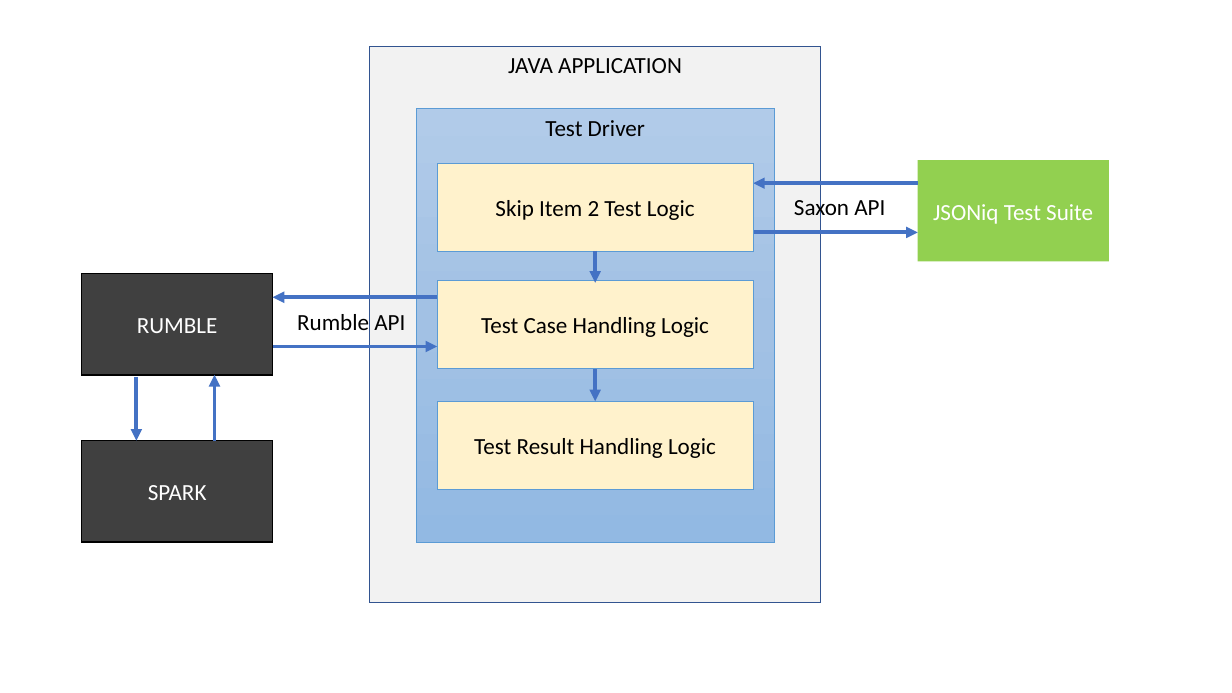
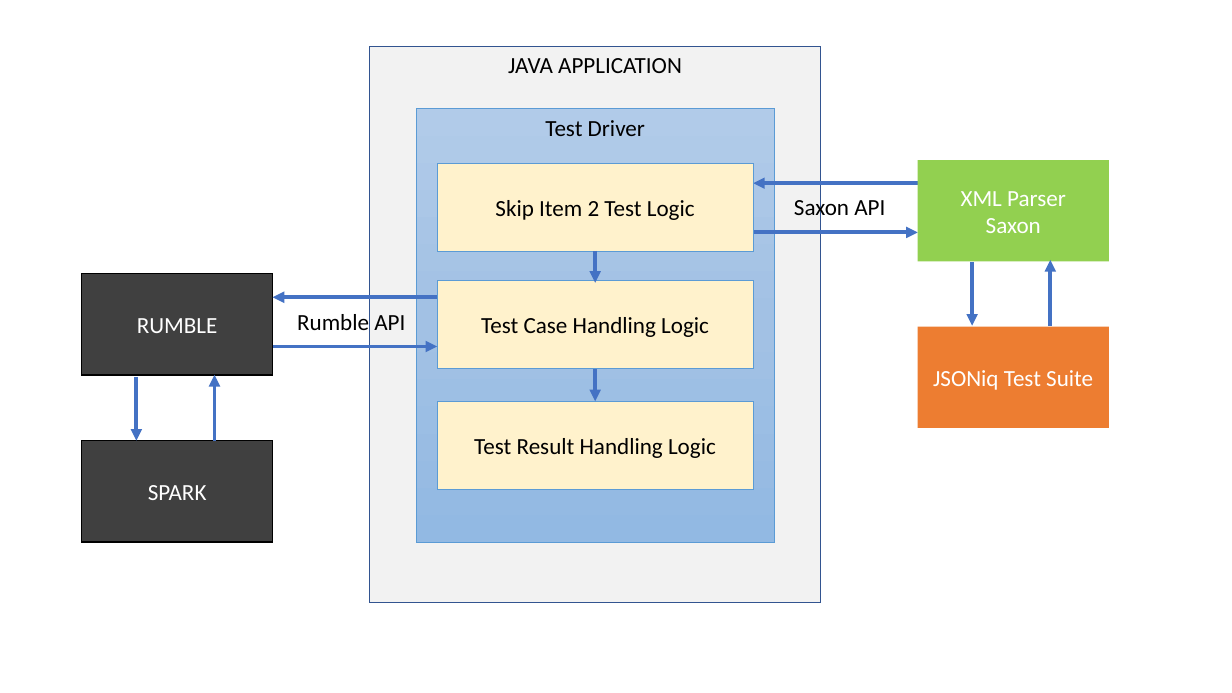
Before and after one commit to RumbleDB/rumble-test-suite, a slide deck: slide 8 of thesis/Architecture Diagram v2.0.pptx. Drawn at 1232x693 pixels with LibreOffice and Linux fonts; fonts in the diff are those of the drawing. Boxes give left, top, right and bottom in pixels: in the first picture for what was removed or moved away, otherwise in the second. Text is boxed around its words. In the diff, an @@ line names an element or a change of style, - is before the commit and + after.

```diff
--- a/thesis/Architecture Diagram v2.0.pptx
+++ b/thesis/Architecture Diagram v2.0.pptx
@@ rectangle added at [918,160,1109,262], fill #92D050, 18 pt, text #FFFFFF @@
+XML Parser
+Saxon
@@ arrow added from (972, 262) to (972, 325), #4472C4 3 pt @@
@@ arrow added from (1051, 325) to (1051, 260), #4472C4 3 pt @@
@@ rectangle "JSONiq Test Suite": place and size @@
-rectangle "JSONiq Test Suite" at [918,160,1109,262]
+rectangle "JSONiq Test Suite" at [918,326,1109,428]
@@ rectangle "JSONiq Test Suite" at [918,326,1109,428]: fill #92D050 to #ED7D31 @@
```
Also in this commit, not shown: 1 other slide changed, 3 other files.
